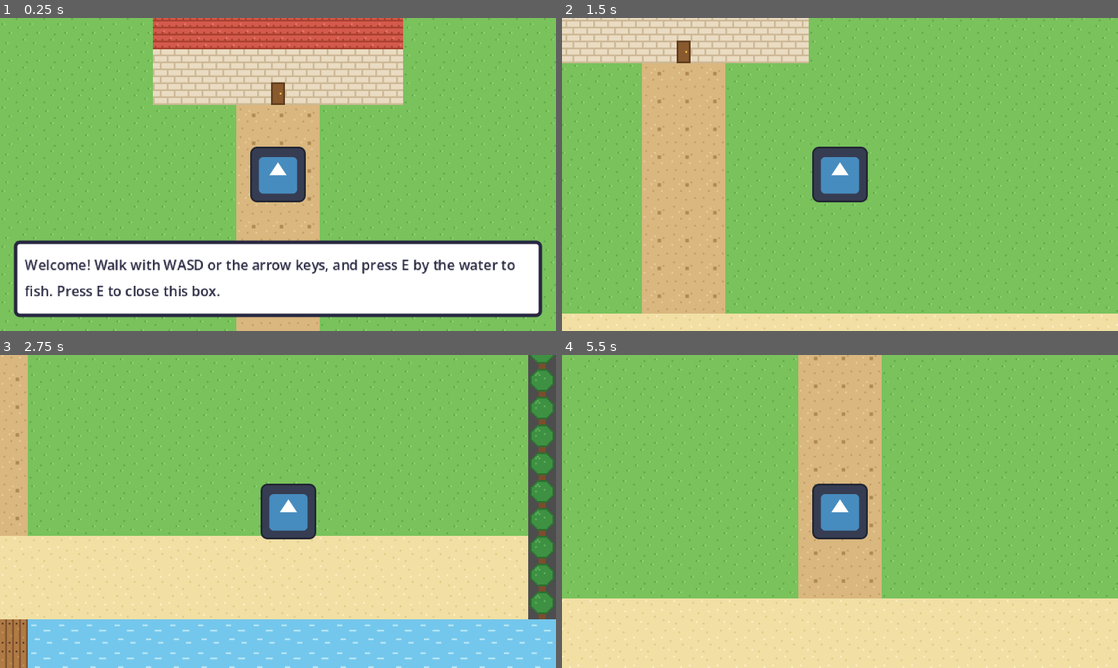
Above: before the commit, frames 1-4 (two rows, left to right).
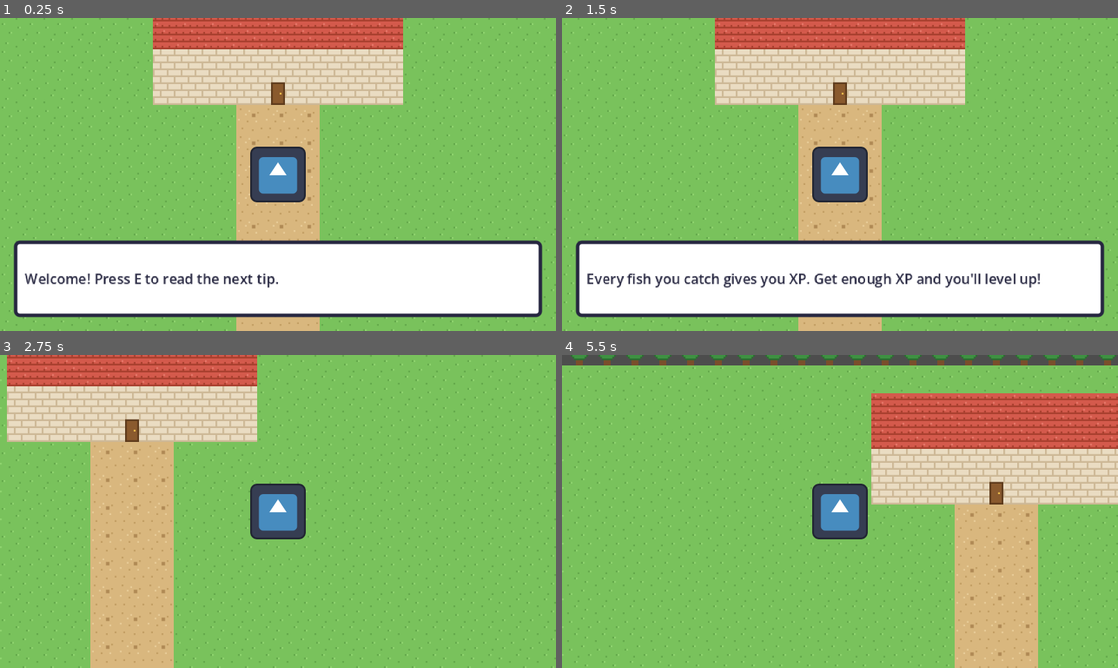
Above: after the commit, the same moments.

Repository: dogamujde/fishing-game
Game: Godot game, scene res://scenes/main.tscn
Two runs of this game, one before a commit and one after it. Both use one fixed random seed, a clock stepped at 60 frames per second and the inputs below. The engine's default icon, where the game draws it, is replaced by a stand-in: a white triangle on a blue panel in a dark square.
Inputs:
- Up to frame 1 (0.25 s): no input
- Up to frame 2 (1.5 s): tap E (interact) at 0.5, 1.35 s; hold D (move_right) 0.53-1.28 s; hold E (interact) 0.53-1.28 s; hold S (move_down) from 1.28 s (still down)
- Up to frame 3 (2.75 s): release S (move_down) at 2.03 s; hold D (move_right) from 2.03 s (still down); hold E (interact) from 2.03 s (still down)
- Up to frame 4 (5.5 s): release D (move_right) at 2.78 s; release E (interact) at 2.78 s; hold W (move_up) 2.78-3.53 s; tap E (interact) at 2.85, 4.35 s; hold E (interact) 3.53-4.28 s; hold A (move_left) 3.53-5.03 s; hold S (move_down) from 5.03 s (still down); hold E (interact) from 5.03 s (still down)

The runs differ from the first frame. In frame 1, 2.8% of the frame differs, in the area x 4-93%, y 77-89%; in frame 2, 58%; in frame 3, 66%, in the area x 0-100%, y 0-100%; in frame 4, 56%.

Commit message:
Queue text box messages and showing intro tips

Diff:
--- a/scripts/main.gd
+++ b/scripts/main.gd
@@ -2,12 +2,12 @@
 ## Runs the game world: puts the player into the current area.
 
 @onready var player: Player = $Player  # the player variable
-@onready var area: Node2D = $StarterArea  # the area the game starts in
+@onready var area: Node2D = $StarterArea
 
 
 func _ready() -> void:  # runs once when the game starts
 	player.global_position = area.get_spawn_position()  # starts the player
-	var bounds: Rect2 = area.get_bounds()  # the area's edges in pixels
+	var bounds: Rect2 = area.get_bounds()
 	var camera: Camera2D = player.get_node("Camera2D")  # the camera that follows the player
 	camera.limit_left = int(bounds.position.x)  # camera can't scroll past the left edge
 	camera.limit_top = int(bounds.position.y)
@@ -17,9 +17,12 @@
 		if child is FishingSpot:  # only care about fishing spots
 			child.fishing_requested.connect(_on_fishing_requested)  # run our function when E is pressed there
 	GameState.xp_changed.connect(_on_xp_changed)  # print XP whenever it changes
-	GameState.leveled_up.connect(_on_leveled_up)  # print when the player levels up
+	GameState.leveled_up.connect(_on_leveled_up)
+	TextBox.show_message("Welcome! Press E to read the next tip.")  # intro tips, shown one at a time
+	TextBox.show_message("Walk around with WASD or the arrow keys.")  # how to move
+	TextBox.show_message("When you're next to the water, press E to fish.")  # how to fish
+	TextBox.show_message("Every fish you catch gives you XP. Get enough XP and you'll level up!")  # how XP works
 
-	TextBox.show_message("Welcome! Walk with WASD or the arrow keys, and press E by the water to fish. Press E to close this box.")  # first tip when the game starts
 
 func _on_fishing_requested(_spot: FishingSpot) -> void:  # runs when the player presses E at a spot
 	GameState.add_xp(40)  # temporary placeholder test XP until Joseph's minigame is hooked up
--- a/scripts/text_box.gd
+++ b/scripts/text_box.gd
@@ -1,7 +1,9 @@
 extends CanvasLayer
 ## A Pokemon-style text box at the bottom of the screen for tips and messages
 
-const TEXT_COLOR := Color(0.15, 0.15, 0.25)  # dark blue-gray, easy to read on white
+const TEXT_COLOR := Color(0.15, 0.15, 0.25)
+
+var queue: Array[String] = []  # messages waiting their turn
 
 @onready var panel: PanelContainer = $PanelContainer  # the white box
 @onready var label: Label = $PanelContainer/Label  # the text inside the box
@@ -9,14 +11,14 @@
 
 func _ready() -> void:  # runs once when the game starts
 	process_mode = Node.PROCESS_MODE_ALWAYS
-	panel.position = Vector2(8, 128)  # near the bottom of the 320x180 screen
+	panel.position = Vector2(8, 128)
 	panel.size = Vector2(304, 44)  # almost the full width, tall enough for a few lines
-	var style := StyleBoxFlat.new()  # a plain box style we can color
+	var style := StyleBoxFlat.new()
 	style.bg_color = Color.WHITE  # white background
 	style.border_color = TEXT_COLOR
 	style.set_border_width_all(2)  # 2 pixel border on every side
 	style.set_corner_radius_all(3)  # slightly rounded corners
-	style.set_content_margin_all(6)  # space between the border and the text
+	style.set_content_margin_all(6)
 	panel.add_theme_stylebox_override("panel", style)
 	label.add_theme_color_override("font_color", TEXT_COLOR)  # dark text on the white box
 	label.add_theme_font_size_override("font_size", 8)  # small enough to fit a few lines
@@ -24,14 +26,23 @@
 	hide()
 
 
-func show_message(text: String) -> void:  # shows a message and pauses the game
-	label.text = text  # put the message in the box
-	show()  # make the box visible
-	get_tree().paused = true  # freeze the game while the player reads
+func show_message(text: String) -> void:
+	queue.append(text)  # put the message at the back of the line
+	if not visible:
+		_show_next()
+
+
+func _show_next() -> void:  # shows the next message, or closes the box when none are left
+	if queue.is_empty():  # nothing left to show
+		hide()
+		get_tree().paused = false
+		return
+	label.text = queue.pop_front()  # take the next message off the front of the line
+	show()
+	get_tree().paused = true
 
 
 func _unhandled_input(event: InputEvent) -> void:
-	if visible and event.is_action_pressed("interact"):  # E closes the box while it's open
-		hide()  # close the box
-		get_tree().paused = false
+	if visible and event.is_action_pressed("interact"):
 		get_viewport().set_input_as_handled()
+		_show_next()
